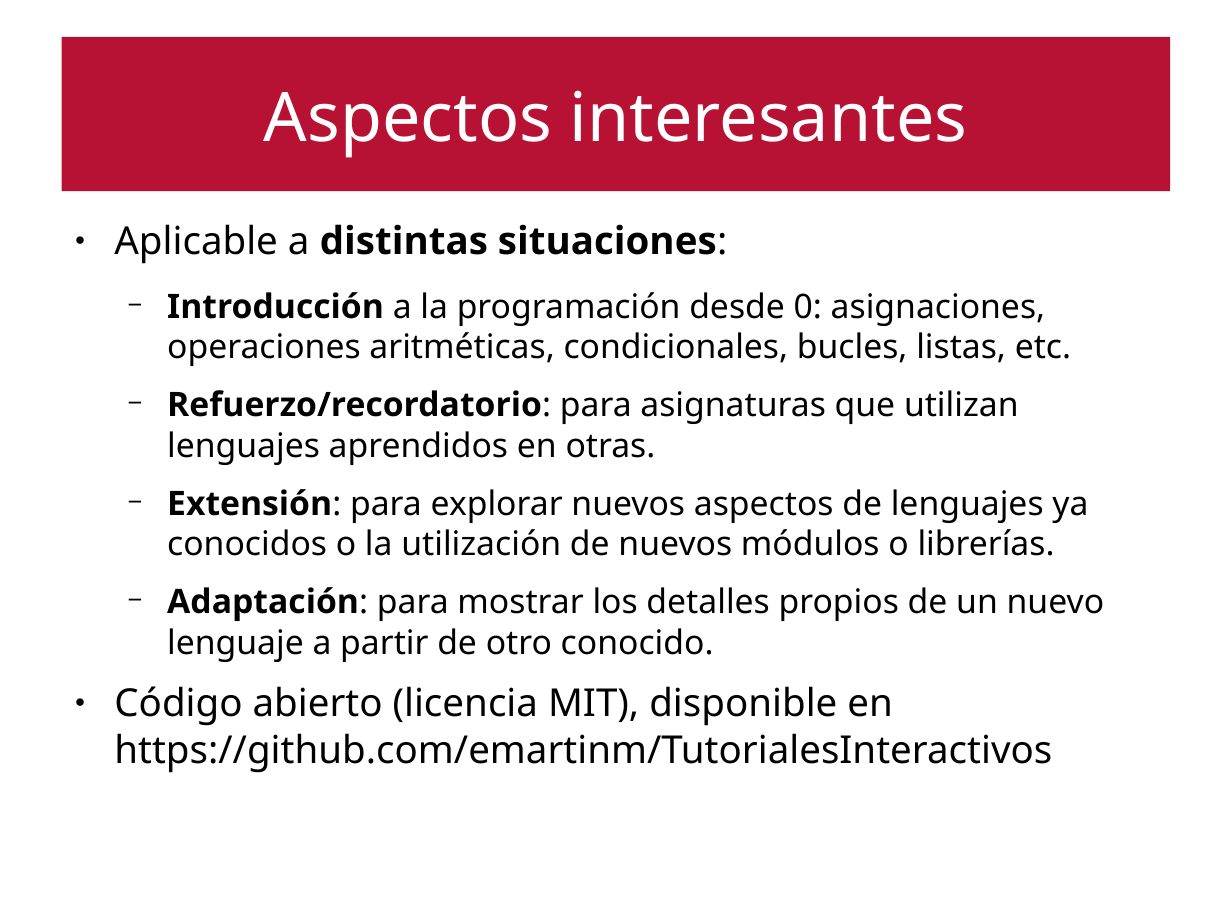
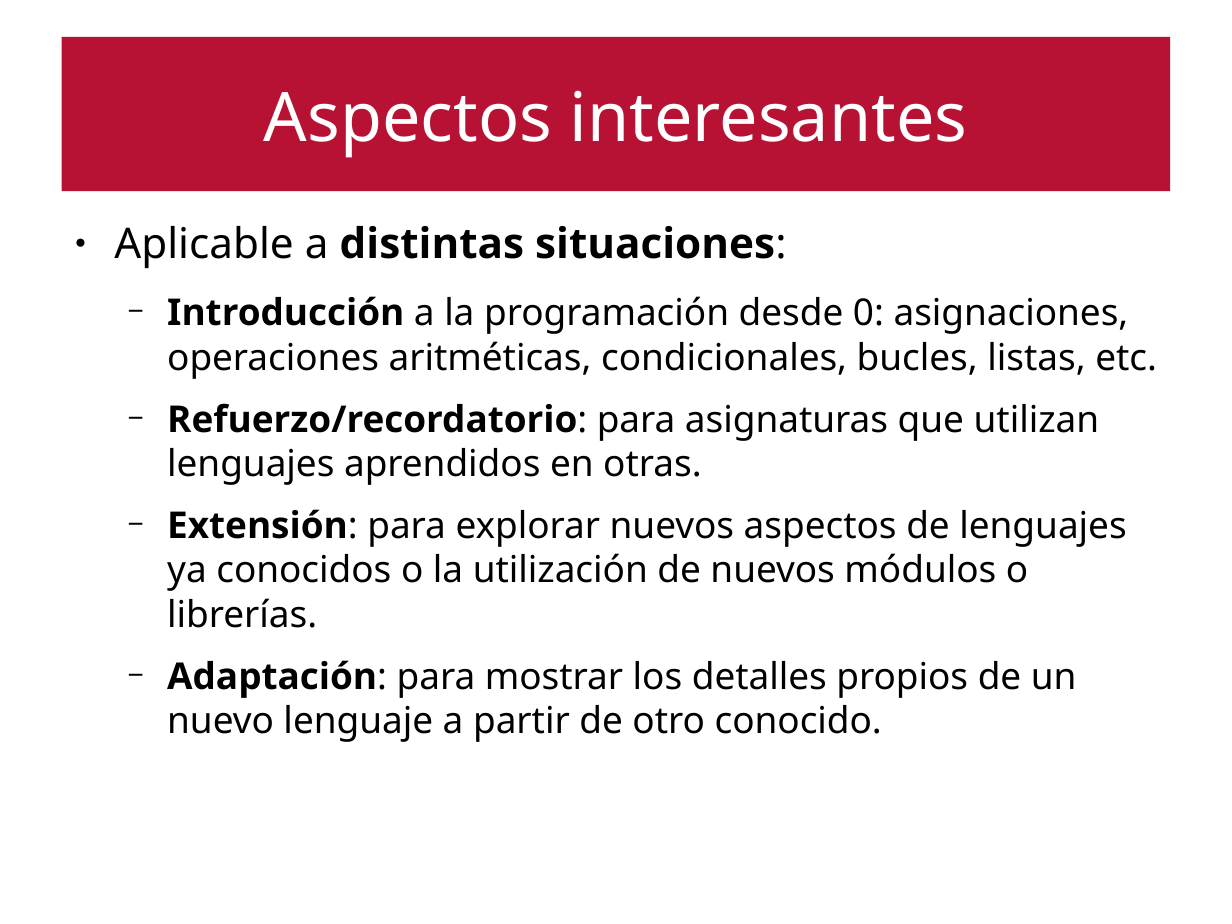
Before and after one commit to emartinm/TutorialesInteractivos, a slide deck: slide 22 of doc/Taller_FDI_2017.odp (slide 12 before the commit). Drawn at 1232x924 pixels with LibreOffice and Linux fonts; fonts in the diff are those of the drawing. Boxes give left, top, right and bottom in pixels: in the first picture for what was removed or moved away, otherwise in the second. Text is boxed around its words. In the diff, an @@ line names an element or a change of style, - is before the commit and + after.

```diff
--- a/doc/Taller_FDI_2017.odp
+++ b/doc/Taller_FDI_2017.odp
@@ text "Aplicable a distintas situaciones:" at [114, 226, 1157, 742]: size 24.8 to 27.2 pt in "Aplicable a distintas situaciones:"; size 21.7 to 23.8 pt @@
@@ text at [114, 686, 1052, 773]: paragraph removed @@
-● Código abierto (licencia MIT), disponible en https://github.com/emartinm/TutorialesInteractivos
```
Also in this commit, not shown: 4 other slides changed, 13 slides added, 3 slides removed.
